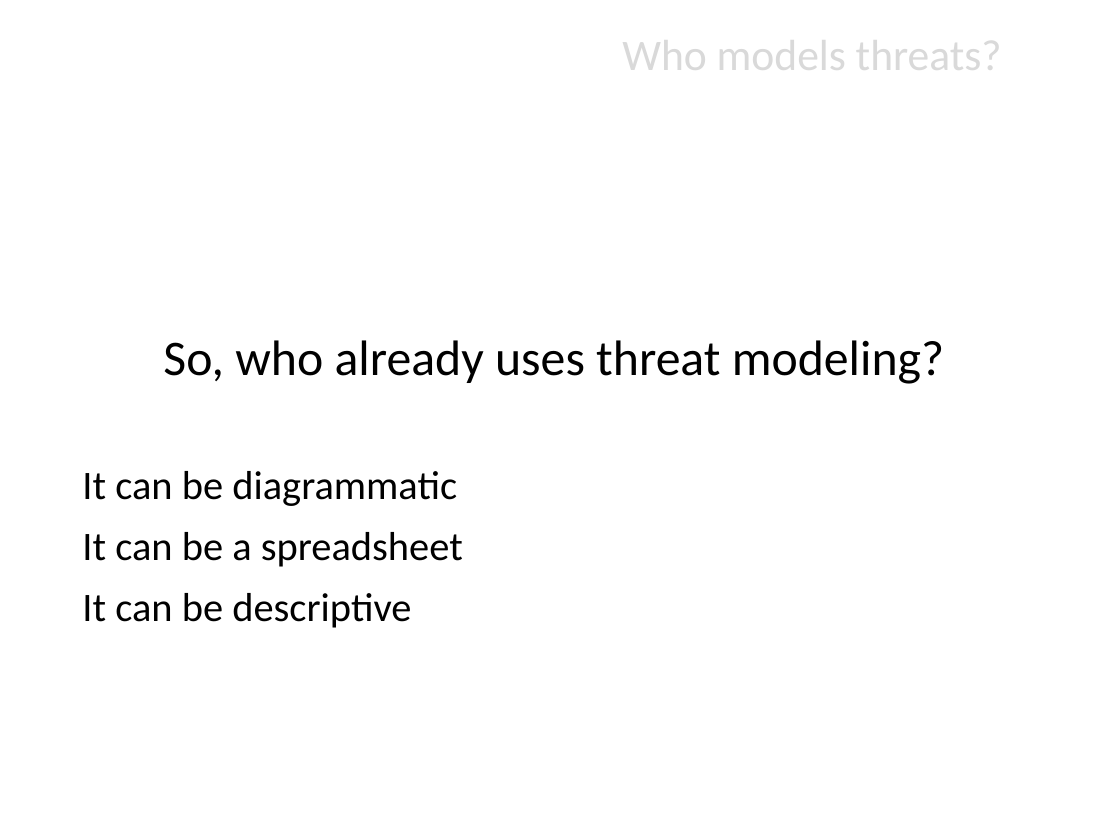
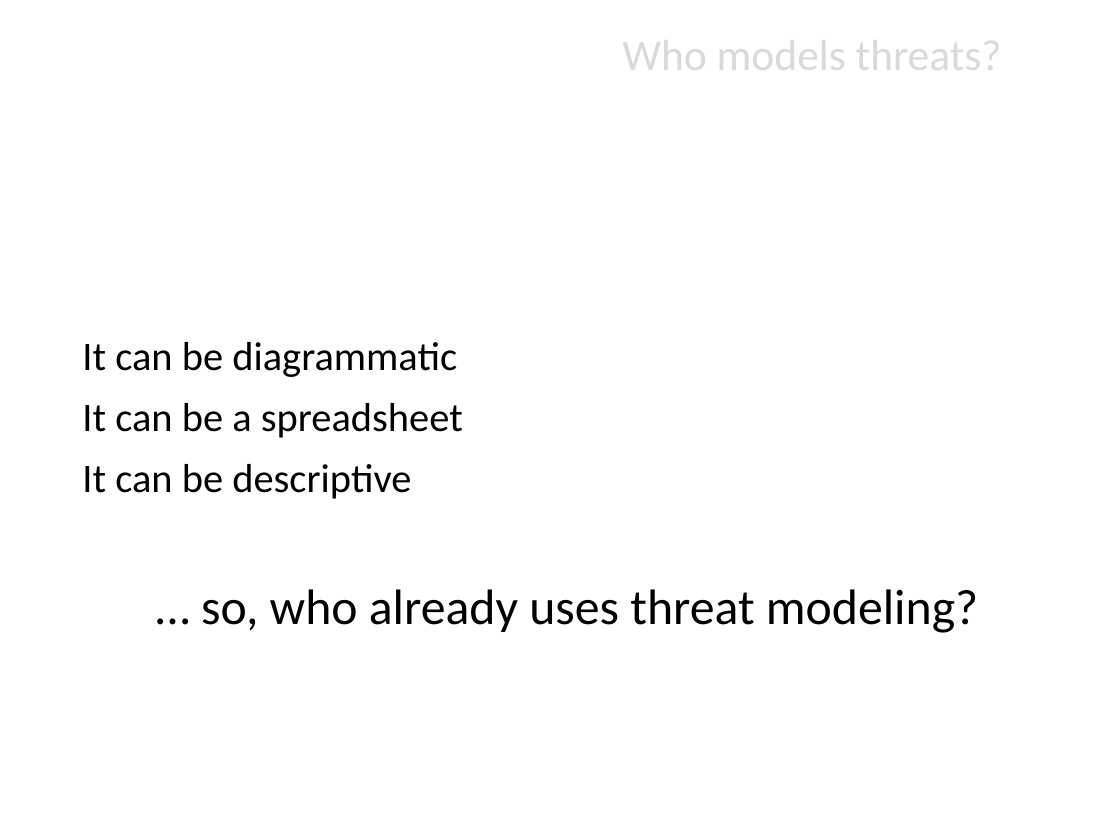
Before and after one commit to jgadsden/owasp-threat-dragon-models, a slide deck: slide 6 of OWASP_short_introduction_threat_modeling.odp. Drawn at 1120x840 pixels with LibreOffice and Linux fonts; fonts in the diff are those of the drawing; background and template pictures are left out. Boxes give left, top, right and bottom in pixels: in the first picture for what was removed or moved away, otherwise in the second. Text is boxed around its words. In the diff, an @@ line names an element or a change of style, - is before the commit and + after.

```diff
--- a/OWASP_short_introduction_threat_modeling.odp
+++ b/OWASP_short_introduction_threat_modeling.odp
@@ subtitle at [163, 340, 944, 384]: paragraph removed @@
-So, who already uses threat modeling?
@@ subtitle at [201, 589, 978, 633]: paragraph added @@
+… so, who already uses threat modeling?
```
Also in this commit, not shown: 2 other slides changed, 3 slides added.
